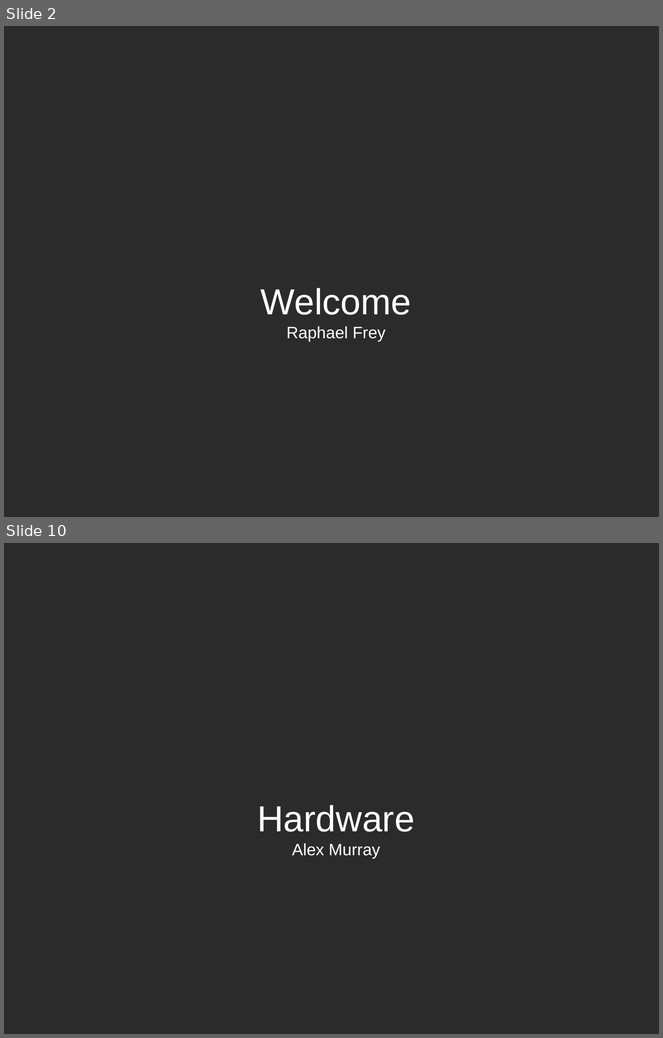
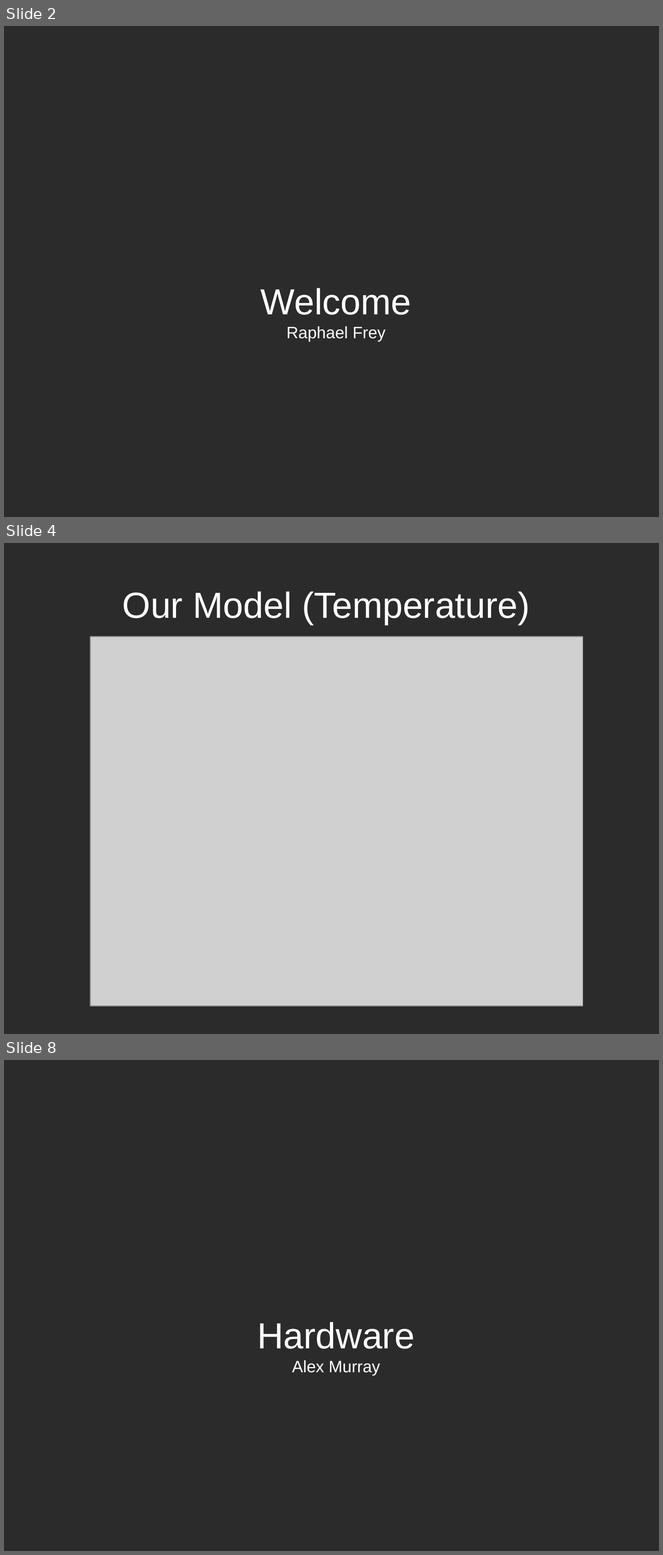
Before and after one commit to TheComet/bat6, a slide deck: doc/presentation/libreoffice/presentation.odp. Shown one above the other, each under a label of ours: slides 2 and 10 before the commit, slides 2, 4 and 8 after it; the slides between them are not shown. The pictures are 663x1038 and 663x1555 pixels, drawn with LibreOffice and Linux fonts; fonts in the diff are those of the drawing; grey boxes stand for pictures; background and template pictures are left out; a plain dark background stands for a picture behind light text. Boxes give left, top, right and bottom in pixels: in the first picture for what was removed or moved away, otherwise in the second. Text is boxed around its words. In the diff, an @@ line names an element or a change of style, - is before the commit and + after.

```diff
--- a/doc/presentation/libreoffice/presentation.odp
+++ b/doc/presentation/libreoffice/presentation.odp
@@ slide 4 added at <box>4,543,659,1034</box>, background picture (left out) @@
@@ title added at <box>123,591,530,625</box>, 44 pt, text #FFFFFF @@
+Our Model (Temperature)
@@ picture added at <box>90,637,583,1006</box> @@
@@ what was slide 10 is now slide 8 @@
```
Also in this commit, not shown: 3 slides changed, 4 other slides added, 11 slides removed.
